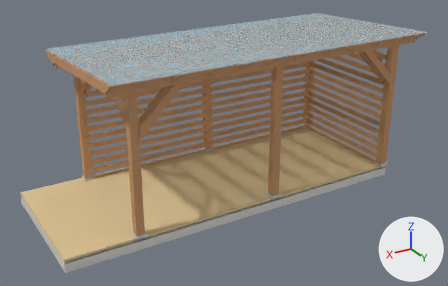
One commit to the OBJ model pergola_final_model.obj: the scene before it, then after it.
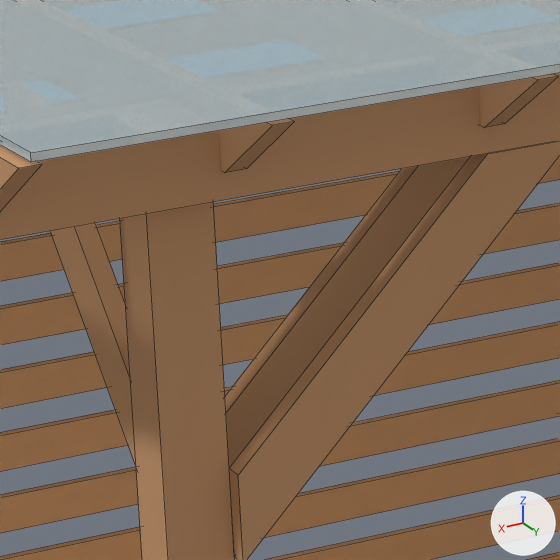
The first picture shows the older version from a 50 mm lens placed at (5.22, 9.15, 5.27), pointed at (-0.15, 0.21, 0.79). The close-ups show the older and then the newer version on the part from 24% to 41% of the width and 22% to 49% of the height of that picture. Only the edits that show in the close-ups are written down. The axes (+X, +Y, +Z) are drawn at lower right. The lights are the same throughout. The close-ups show mesh edges as thin lines. Where no turn or scale is listed for an object, it has been applied to the vertices.

Objects in the first close-up: 'clear_polycarbonate_roof', 'glulam_post_140x140_2004_-1180', 'long_privacy_slat_10', 'long_privacy_slat_5', 'long_privacy_slat_6', 'long_privacy_slat_7', 'long_privacy_slat_8', 'long_privacy_slat_9', 'paired_long_beam_-1180_-1272.5', 'upper_corner_brace_cross_760_2004_-1180', 'upper_corner_brace_long_760_2004_-1180_-1087.5', 'upper_corner_brace_long_760_2004_-1180_-1272.5' and 5 more.
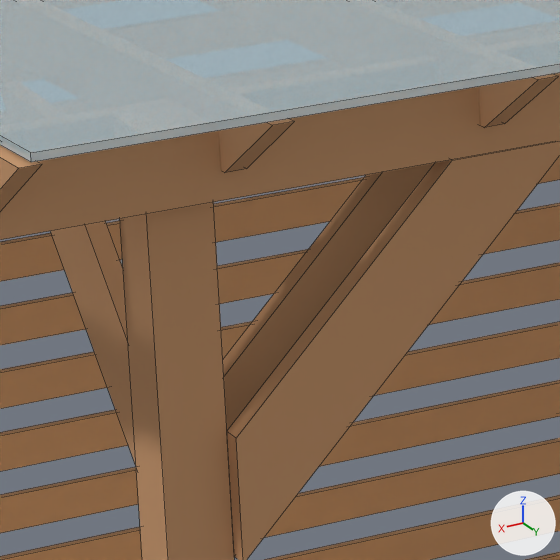
Location of each change, (x1, y1, x2, y2) in pixels of the close-ups (560 x 560 px):
'upper_corner_brace_long_760_2004_-1180_-1272.5', reshaped: before (229, 141, 560, 560); after (227, 141, 560, 560)
'upper_corner_brace_long_760_2004_-1180_-1087.5', reshaped: before (225, 157, 470, 468); after (223, 163, 435, 430)

The change, as a list of edits to the scene's bpy script:
```text
Change me_upper_corner_brace_long_760_2004__1180__1087_5:
    where me_upper_corner_brace_long_760_2004__1180__1087_5.from_pydata(...)  # 8 vertices, 6 faces; spans x 1.174..1.934, y 1.065..1.11, z 1.689..2.449
    used by ob_upper_corner_brace_long_760_2004__1180__1087_5; location = (0.0, 0.0, 0.0)
    me_upper_corner_brace_long_760_2004__1180__1087_5 part 1
    me_upper_corner_brace_long_760_2004__1180__1087_5.vertices[1].co: (1.934, 1.11, 1.879) -> (1.934, 1.11, 1.958)
    me_upper_corner_brace_long_760_2004__1180__1087_5.vertices[2].co: (1.364, 1.11, 2.449) -> (1.443, 1.11, 2.449)
    me_upper_corner_brace_long_760_2004__1180__1087_5.vertices[5].co: (1.934, 1.065, 1.879) -> (1.934, 1.065, 1.958)
    me_upper_corner_brace_long_760_2004__1180__1087_5.vertices[6].co: (1.364, 1.065, 2.449) -> (1.443, 1.065, 2.449)
Change me_upper_corner_brace_long_760_2004__1180__1272_5:
    where me_upper_corner_brace_long_760_2004__1180__1272_5.from_pydata(...)  # 8 vertices, 6 faces; spans x 1.174..1.934, y 1.25..1.295, z 1.689..2.449
    used by ob_upper_corner_brace_long_760_2004__1180__1272_5; location = (0.0, 0.0, 0.0)
    me_upper_corner_brace_long_760_2004__1180__1272_5 part 2
    me_upper_corner_brace_long_760_2004__1180__1272_5.vertices[1].co: (1.934, 1.295, 1.879) -> (1.934, 1.295, 1.958)  # pixel (238, 475) -> pixel (236, 438)
    me_upper_corner_brace_long_760_2004__1180__1272_5.vertices[2].co: (1.364, 1.295, 2.449) -> (1.443, 1.295, 2.449)  # pixel (487, 153) -> pixel (452, 160)
    me_upper_corner_brace_long_760_2004__1180__1272_5.vertices[5].co: (1.934, 1.25, 1.879) -> (1.934, 1.25, 1.958)  # pixel (229, 468) -> pixel (226, 431)
    me_upper_corner_brace_long_760_2004__1180__1272_5.vertices[6].co: (1.364, 1.25, 2.449) -> (1.443, 1.25, 2.449)
```
